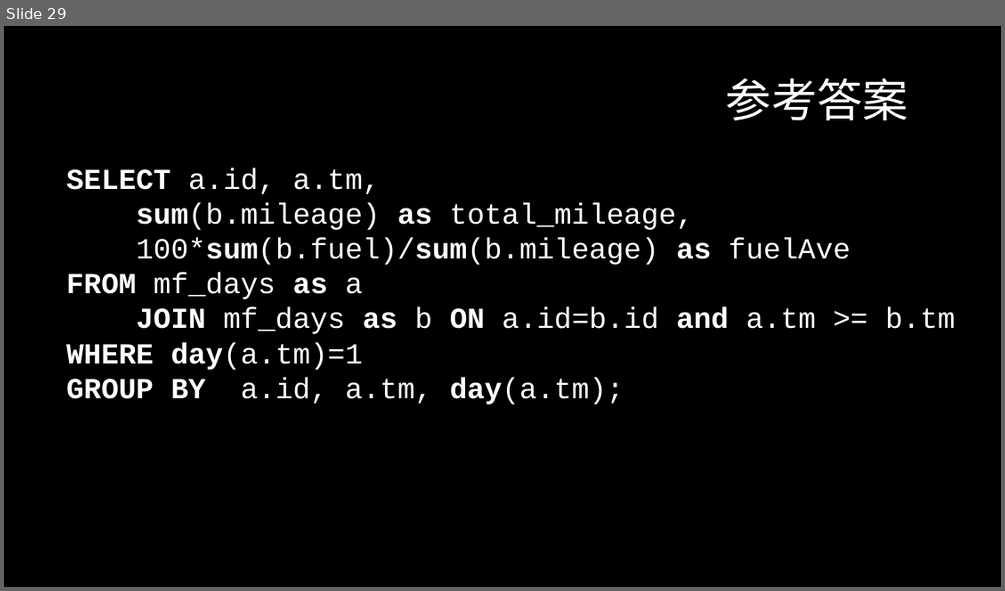
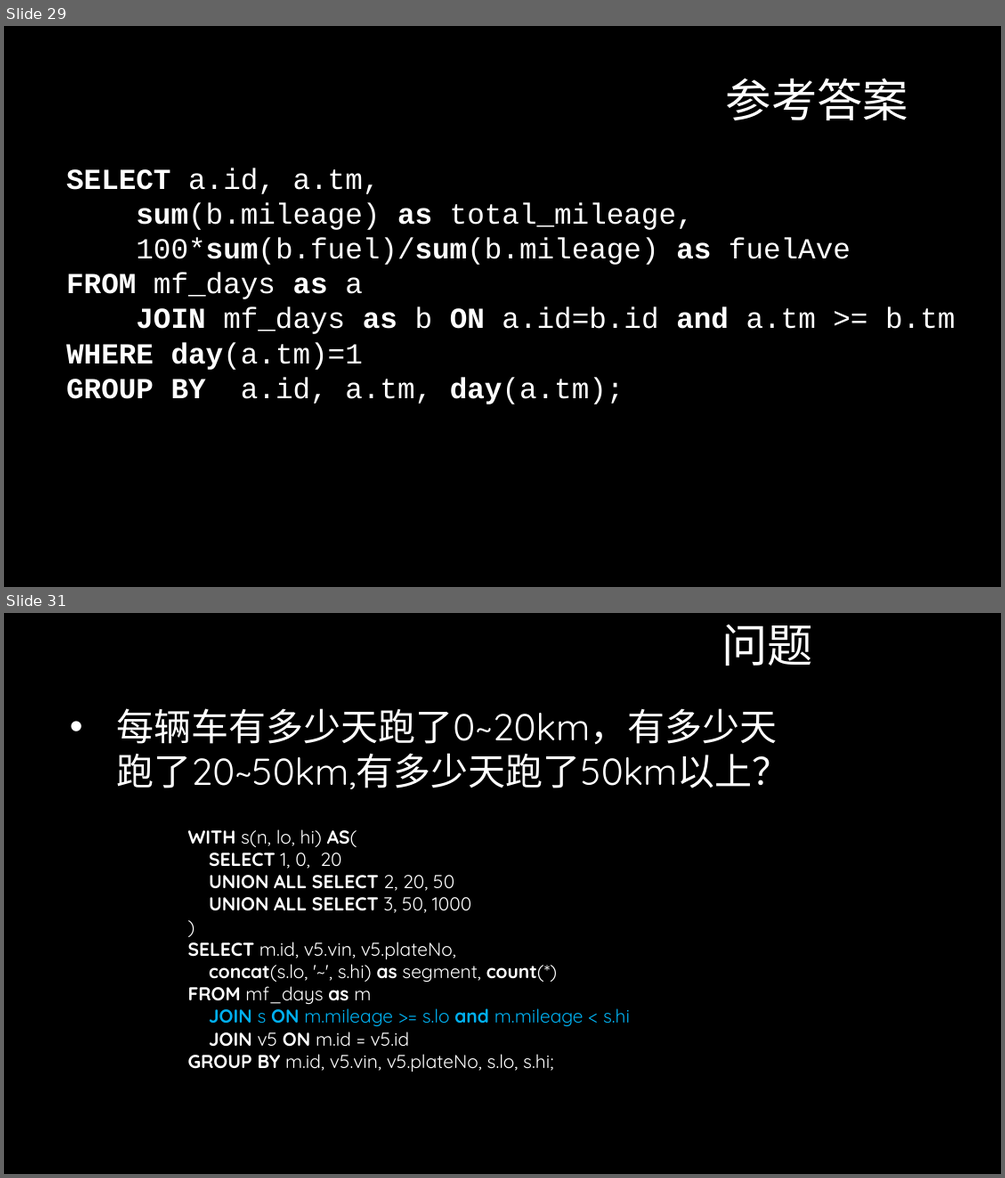
Before and after one commit to InCar/Training, a slide deck: Database/database.pptx. Shown one above the other, each under a label of ours: slide 29 before the commit, slides 29 and 31 after it; the slides between them are not shown. The pictures are 1005x591 and 1005x1178 pixels, drawn with LibreOffice and Linux fonts; fonts in the diff are those of the drawing; background and template pictures are left out. Boxes give left, top, right and bottom in pixels: in the first picture for what was removed or moved away, otherwise in the second. Text is boxed around its words. In the diff, an @@ line names an element or a change of style, - is before the commit and + after.

```diff
--- a/Database/database.pptx
+++ b/Database/database.pptx
@@ slide 31 added at bbox=[4, 613, 1001, 1174], background #000000 @@
@@ text added at bbox=[721, 625, 813, 666], 44 pt, text #FFFFFF @@
+问题
@@ text added at bbox=[116, 708, 789, 789], 36 pt, text #FFFFFF @@
+• 每辆车有多少天跑了0~20km，有多少天跑了20~50km,有多少天跑了50km以上？
@@ text added at bbox=[188, 829, 630, 1071], 18 pt, text #FFFFFF @@
+WITH s(n, lo, hi) AS(
+SELECT 1, 0, 20
+UNION ALL SELECT 2, 20, 50
+UNION ALL SELECT 3, 50, 1000
+)
+SELECT m.id, v5.vin, v5.plateNo,
+concat(s.lo, '~', s.hi) as segment, count(*)
+FROM mf_days as m
+JOIN s ON m.mileage >= s.lo and m.mileage < s.hi
+JOIN v5 ON m.id = v5.id
+GROUP BY m.id, v5.vin, v5.plateNo, s.lo, s.hi;
```
Also in this commit, not shown: 7 other slides added, 1 slide removed.
